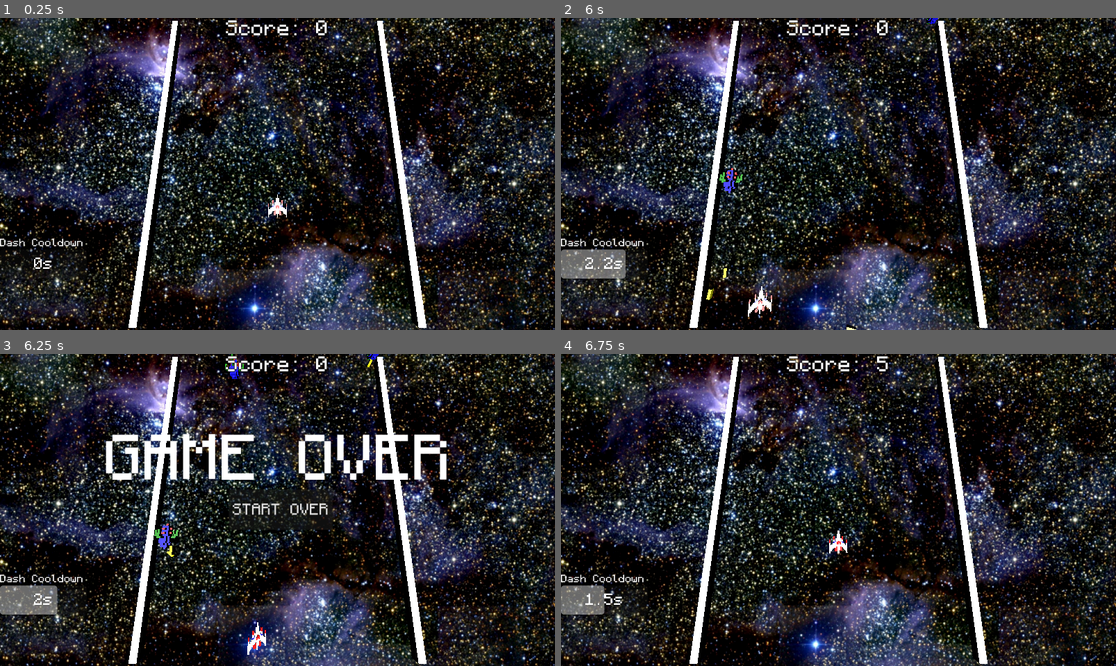
Above: before the commit, frames 1-4 (two rows, left to right).
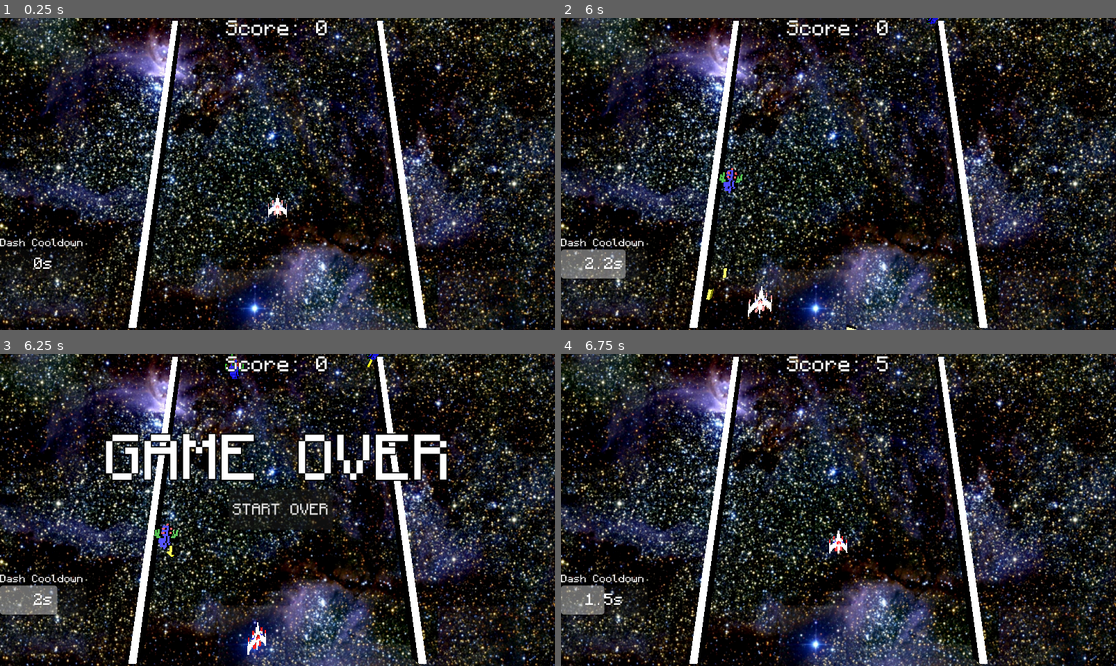
Above: after the commit, the same moments.

Repository: klayism/Galavious
Game: Godot game, scene res://Scenes/Main.tscn
Same seed, same stepped clock (60 frames per second), same inputs: the game is played once before the commit and once after it.
Inputs:
- Up to frame 1 (0.25 s): no input
- Up to frame 2 (6 s): tap Enter at 0.5 s; hold D (right) 0.53-1.28 s; tap Shift (dash) every 1.5 s from 0.6 to 5.1 s; hold S (down) 1.28-2.03 s; tap Space (fire) every 1.5 s from 1.35 to 5.85 s; hold D (right) 2.03-2.78 s; hold W (up) 2.78-3.53 s; hold A (left) 3.53-5.03 s; hold S (down) 5.03-5.78 s; hold D (right) from 5.78 s (still down)
- Up to frame 3 (6.25 s): keep holding D (right)
- Up to frame 4 (6.75 s): release D (right) at 6.5 s; click "START OVER" at 6.5 s

Frames 1-2 are identical in both runs. In frame 3, 0.8% of the frame differs, in the area x 18-81%, y 25-41%; in frame 4, nothing differs.

Commit message:
renamed a few nodes

Diff:
--- a/project/Scenes/Score.tscn
+++ b/project/Scenes/Score.tscn
@@ -1,16 +1,16 @@
 [gd_scene load_steps=3 format=3 uid="uid://ltxxlmstcipn"]
 
-[ext_resource type="Script" path="res://Scenes/UI.gd" id="1_02l2s"]
+[ext_resource type="Script" path="res://Code/UI.gd" id="1_3ivll"]
 [ext_resource type="FontFile" uid="uid://cik3itsj706dl" path="res://Monocraft.otf" id="1_fu37o"]
 
-[node name="Control" type="Control"]
+[node name="UI" type="Control"]
 layout_mode = 3
 anchors_preset = 15
 anchor_right = 1.0
 anchor_bottom = 1.0
 grow_horizontal = 2
 grow_vertical = 2
-script = ExtResource("1_02l2s")
+script = ExtResource("1_3ivll")
 
 [node name="ProgressBar" type="ProgressBar" parent="."]
 layout_mode = 2
@@ -80,6 +80,8 @@
 offset_bottom = 78.0
 grow_horizontal = 2
 grow_vertical = 2
+theme_override_colors/font_outline_color = Color(0, 0, 0, 1)
+theme_override_constants/outline_size = 10
 theme_override_fonts/normal_font = ExtResource("1_fu37o")
 theme_override_font_sizes/normal_font_size = 120
 bbcode_enabled = true
Renamed: project/Scenes/UI.gd -> project/Code/UI.gd
Not shown, changed: Build/Web/index.html
Not shown, changed: Build/Web/index.pck
